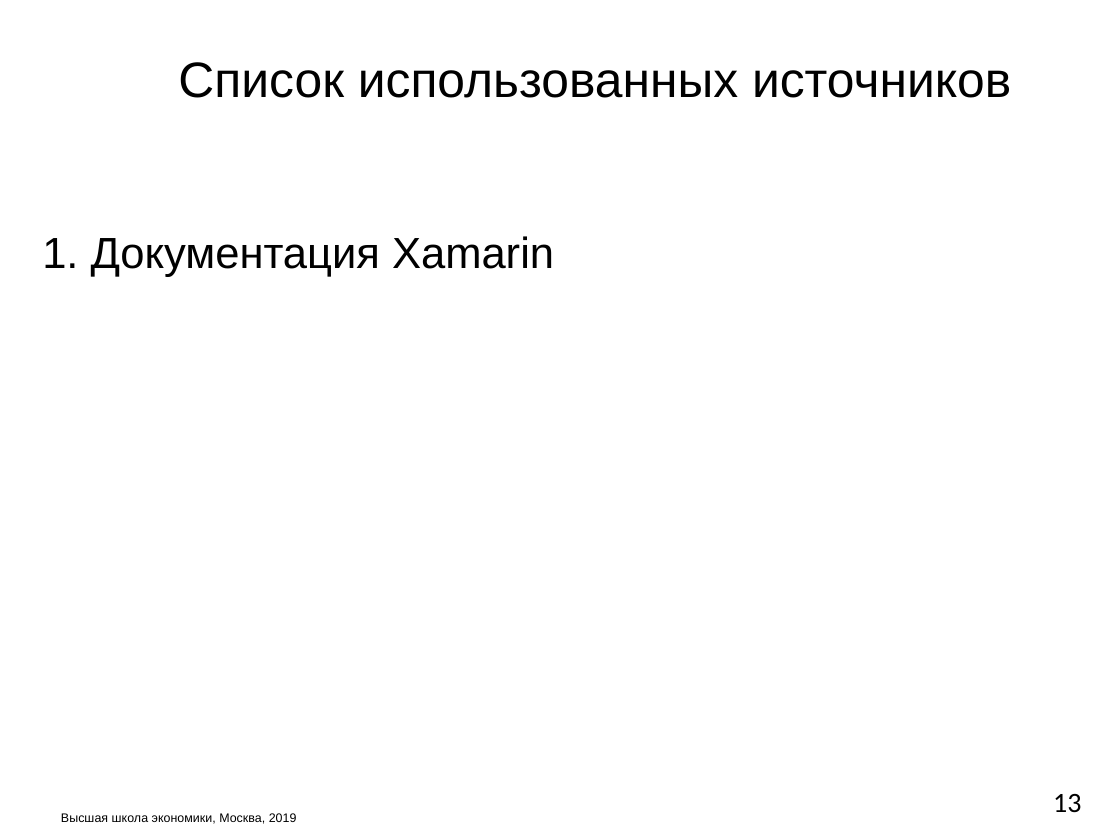
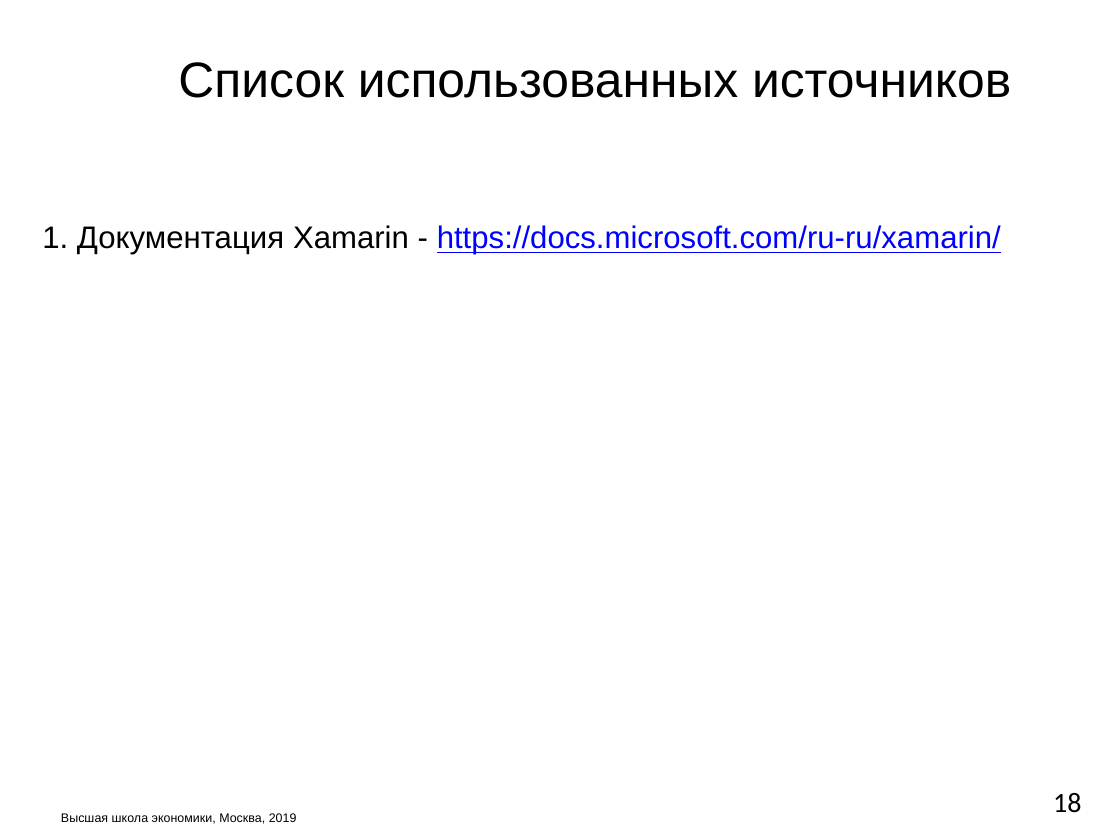
Before and after one commit to M2000h/HSE-APP, a slide deck: slide 18 of Презентация.pptx (slide 13 before the commit). Drawn at 1120x840 pixels with LibreOffice and Linux fonts; fonts in the diff are those of the drawing; background and template pictures are left out. Boxes give left, top, right and bottom in pixels: in the first picture for what was removed or moved away, otherwise in the second. Text is boxed around its words. In the diff, an @@ line names an element or a change of style, - is before the commit and + after.

```diff
--- a/Презентация.pptx
+++ b/Презентация.pptx
@@ text at bbox=[42, 225, 1001, 255]: text changed; size 28 to 20 pt; text colour #000000 to #0000FF @@
-1. Документация Xamarin
+1. Документация Xamarin - https://docs.microsoft.com/ru-ru/xamarin/
@@ page number at bbox=[1053, 793, 1081, 813]: text changed @@
-13
+18
```
Also in this commit, not shown: 2 other slides changed, 5 slides added, 5 other files.
